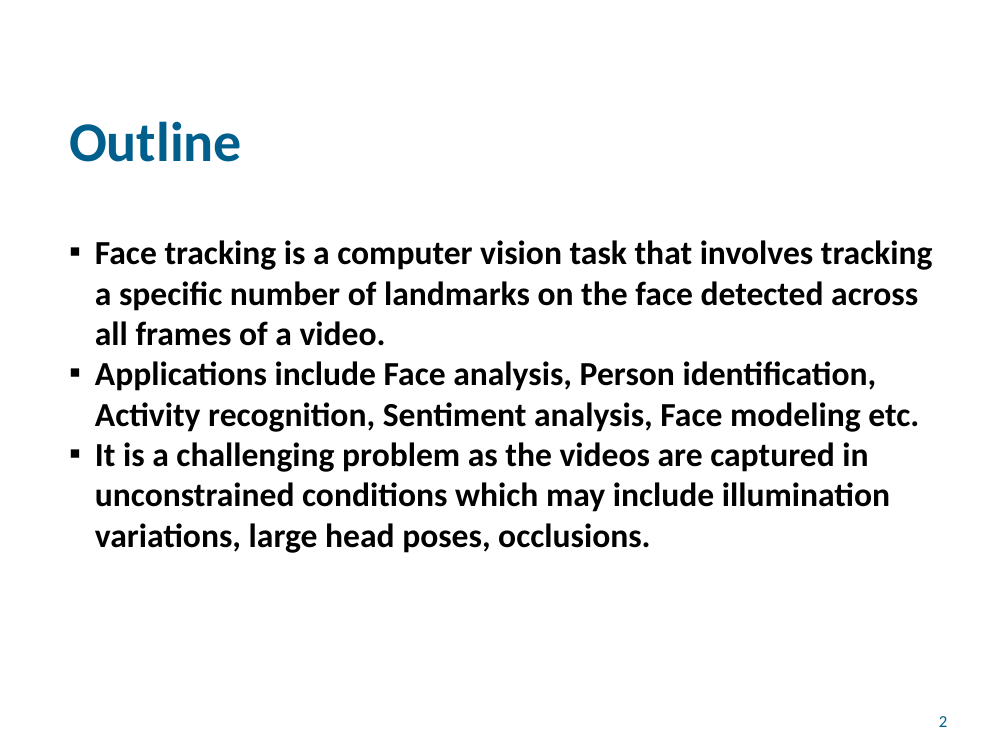
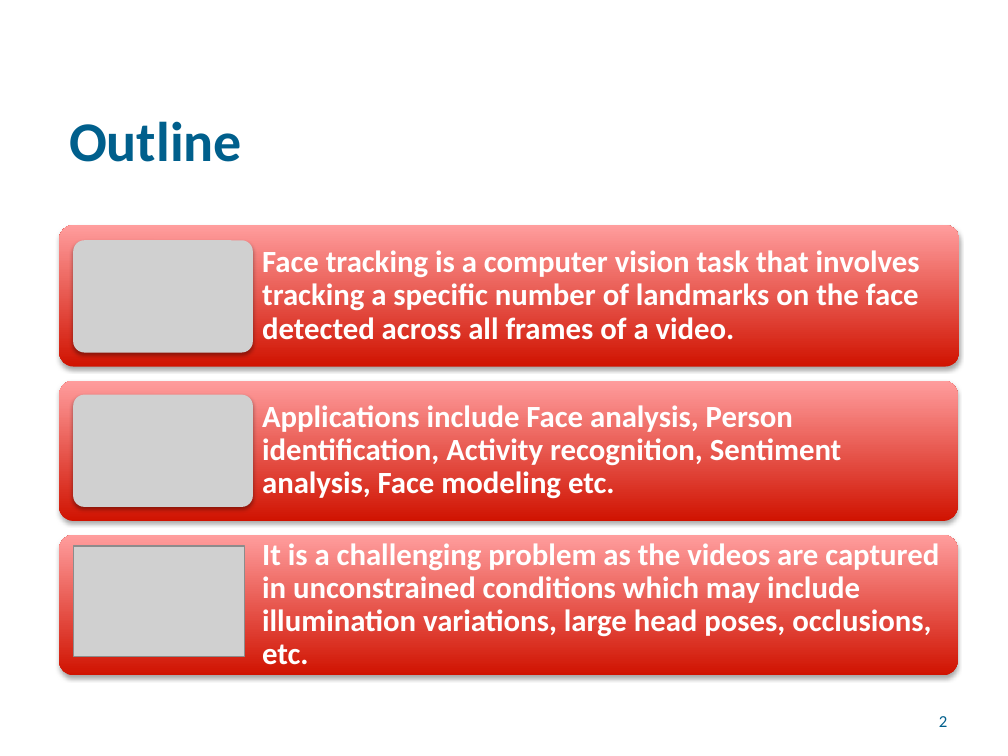
Before and after one commit to vinayb1012/2DIP_Seminar, a slide deck: slide 2 of Slides/my_slides.pptx. Drawn at 1008x756 pixels with LibreOffice and Linux fonts; fonts in the diff are those of the drawing; grey boxes stand for pictures; background and template pictures are left out. Boxes give left, top, right and bottom in pixels: in the first picture for what was removed or moved away, otherwise in the second. Text is boxed around its words. In the diff, an @@ line names an element or a change of style, - is before the commit and + after.

Commit message:
Slide changes

```diff
--- a/Slides/my_slides.pptx
+++ b/Slides/my_slides.pptx
@@ freeform shape added at [59, 225, 960, 366], fill gradient #D11501 to #FFA09E, 22 pt, text #FFFFFF, bold @@
+Face tracking is a computer vision task that involves tracking a specific number of landmarks on the face detected across all frames of a video.
@@ picture added at [74, 240, 253, 352] @@
@@ text removed at [95, 240, 933, 553] @@
-▪ Face tracking is a computer vision task that involves tracking a specific number of landmarks on the face detected across all frames of a video.
-▪ Applications include Face analysis, Person identification, Activity recognition, Sentiment analysis, Face modeling etc.
-▪ It is a challenging problem as the videos are captured in unconstrained conditions which may include illumination variations, large head poses, occlusions.
@@ freeform shape added at [59, 381, 958, 521], fill gradient #D11501 to #FFA09E, 22 pt, text #FFFFFF, bold @@
+Applications include Face analysis, Person identification, Activity recognition, Sentiment analysis, Face modeling etc.
@@ picture added at [74, 395, 253, 507] @@
@@ freeform shape added at [59, 535, 958, 675], fill gradient #D11501 to #FFA09E, 22 pt, text #FFFFFF, bold @@
+It is a challenging problem as the videos are captured in unconstrained conditions which may include illumination variations, large head poses, occlusions, etc.
@@ picture added at [74, 546, 245, 656] @@
```
Also in this commit, not shown: 4 other slides changed, 2 other files.
